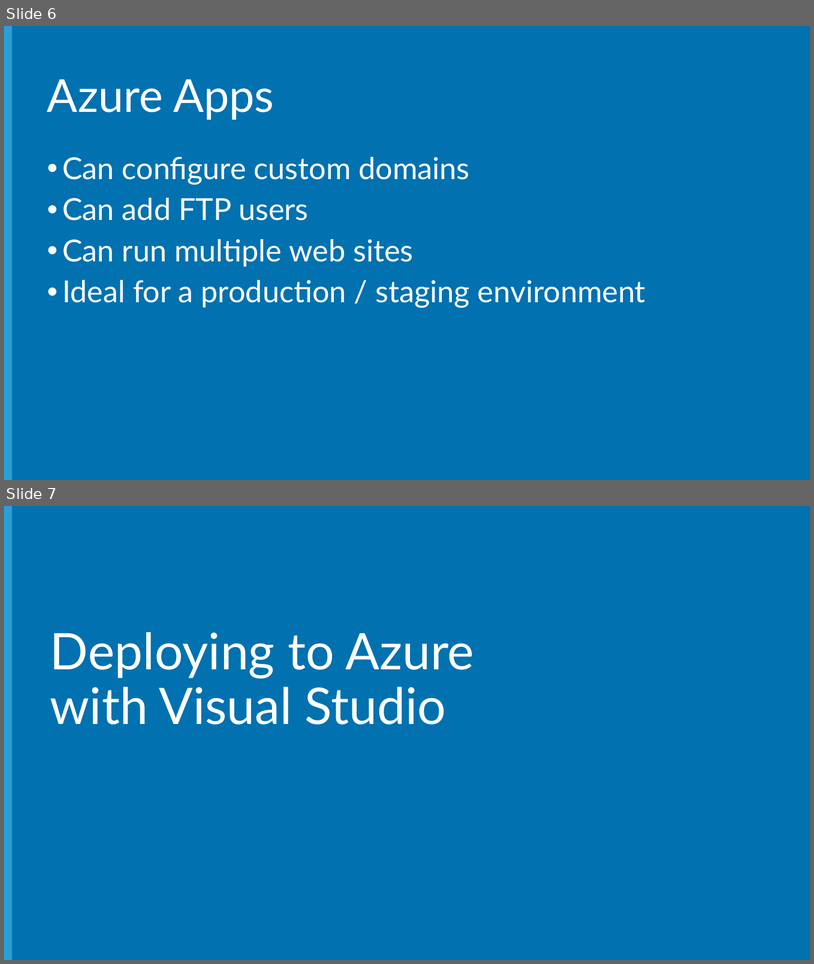
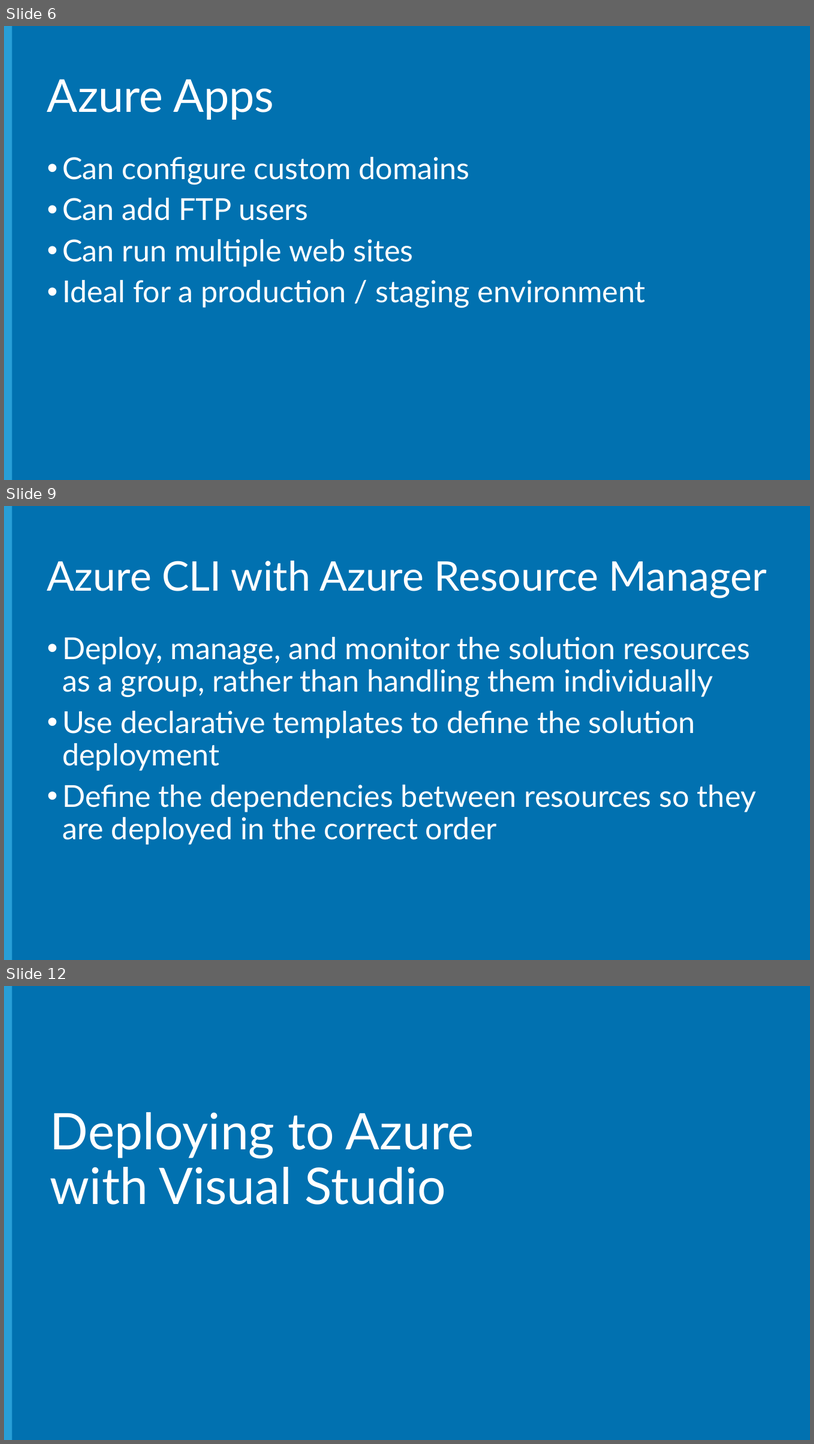
Before and after one commit to Microsoft-Web/NodeCamp, a slide deck: Presentation/AzureDeployAndDebug/AzureDeployAndDebug.pptx. Shown one above the other, each under a label of ours: slides 6 and 7 before the commit, slides 6, 9 and 12 after it; the slides between them are not shown. The pictures are 814x964 and 814x1444 pixels, drawn with LibreOffice and Linux fonts; fonts in the diff are those of the drawing; background and template pictures are left out. Boxes give left, top, right and bottom in pixels: in the first picture for what was removed or moved away, otherwise in the second. Text is boxed around its words. In the diff, an @@ line names an element or a change of style, - is before the commit and + after.

Commit message:
Added Provisioning step to AzureDeployAndDebug presentation

```diff
--- a/Presentation/AzureDeployAndDebug/AzureDeployAndDebug.pptx
+++ b/Presentation/AzureDeployAndDebug/AzureDeployAndDebug.pptx
@@ slide 9 added at bbox=[4, 506, 810, 960], background #0171B0; not listed: 1 template element that a slide beside it also shows @@
@@ title added at bbox=[47, 561, 767, 598], 48.6 pt, text #FFFFFF @@
+Azure CLI with Azure Resource Manager
@@ text added at bbox=[62, 637, 756, 844], 36 pt, text #FFFFFF @@
+• Deploy, manage, and monitor the solution resources as a group, rather than handling them individually
+• Use declarative templates to define the solution deployment
+• Define the dependencies between resources so they are deployed in the correct order
@@ what was slide 7 is now slide 12 @@
```
Also in this commit, not shown: 2 slides changed, 4 other slides added, 1 other file.
